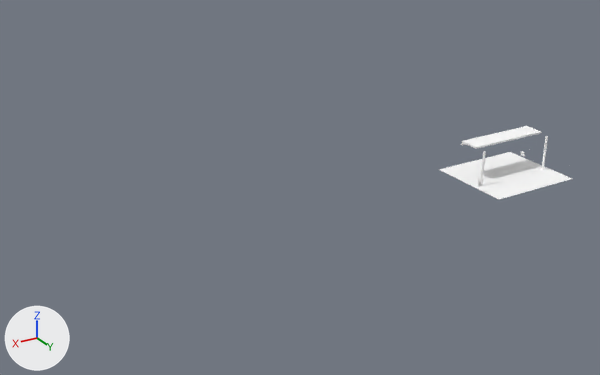
The OBJ model Games/GuruttoWorld/Assets/Models/GuidanceLab/City2B/Baked/Block-1-1.obj as it was, and as the next commit left it.
Rendered twice from a 50 mm lens placed at (43.8, 90.3, 29.2), pointed at (9.4, 32.9, 0.5). The axes (+X, +Y, +Z) are drawn at lower left. The lights are the same throughout. The older version comes first. Where no turn or scale is listed for an object, it has been applied to the vertices. Vertices at exactly the same position are counted once.

The first picture shows 'Block-1-1'.
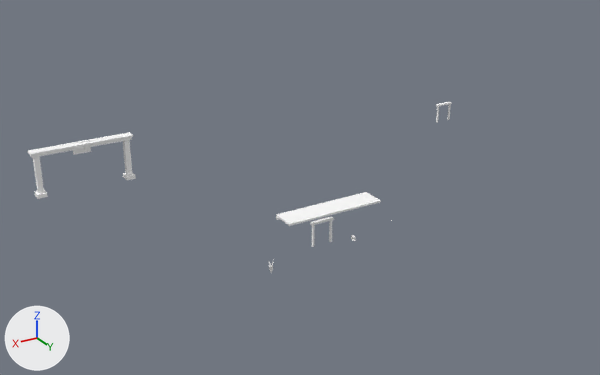
Boxes [x1, y1, x2, y2] around the edits, measured in the pictures (600 x 375 px; the box of a moved part takes in the faces that stretch with it):
'Block-1-1', reshaped (218% wider, 129% taller): before [439, 126, 572, 200]; after [27, 102, 452, 273]
part 1 of me_block_1_1, moved or reshaped: before [462, 126, 542, 149]; after [276, 192, 381, 226]
part 2 of me_block_1_1, added: after [27, 132, 133, 155]
part 3 of me_block_1_1, added: after [310, 216, 334, 225]
part 4 of me_block_1_1, added: after [34, 190, 48, 199]
part 5 of me_block_1_1, added: after [123, 172, 136, 180]
part 6 of me_block_1_1, added: after [30, 137, 132, 158]
part 7 of me_block_1_1, moved or reshaped: before [478, 177, 482, 187]; after [268, 259, 274, 273]
part 8 of me_block_1_1, added: after [312, 225, 315, 247]
part 9 of me_block_1_1, added: after [329, 220, 332, 242]
part 10 of me_block_1_1, added: after [33, 156, 44, 194]
part 11 of me_block_1_1, added: after [123, 140, 132, 176]
part 12 of me_block_1_1, added: after [72, 140, 91, 155]
part 13 of me_block_1_1, deleted: before [480, 151, 486, 186]
part 14 of me_block_1_1, deleted: before [542, 136, 548, 170]
part 15 of me_block_1_1, deleted: before [439, 152, 572, 200]

What changed in the scene script:
```text
Change me_block_1_1:
    used by ob_block_1_1; location = (0.0, 0.0, 0.0)
    remove me_block_1_1.from_pydata(...)  # 183 vertices, 292 faces; spans x -14.02..-3.77, y 35.0..43.0, z -0.01..3.47
    add me_block_1_1.from_pydata(...)  # 238 vertices, 308 faces; spans x -14.95..29.55, y 21.52..45.27, z 0.0..4.23
    me_block_1_1 part 1: the loose piece of 8 vertices spanning x -13.0..-5.0, y 37.25..39.15, z 3.33..3.47 is moved by (22.0, 5.0, 0.0)
    me_block_1_1 part 2: a new loose piece, a box spanning x 20.45..29.55, y 21.52..22.48, z 4.04..4.16, in mat_white (white #ffffff)
    me_block_1_1 part 3: a new loose piece, a box spanning x 12.05..13.95, y 42.05..42.35, z 1.86..2.04, in mat_white (white #ffffff)
    me_block_1_1 part 4: a new loose piece, a box spanning x 28.58..29.42, y 21.52..22.48, z 0.0..0.36, in mat_white (white #ffffff)
    me_block_1_1 part 5: a new loose piece, a box spanning x 20.58..21.42, y 21.52..22.48, z 0.0..0.36, in mat_white (white #ffffff)
    me_block_1_1 part 6: a new loose piece, a box spanning x 20.58..29.42, y 21.65..22.35, z 3.75..4.05, in mat_white (white #ffffff)
    me_block_1_1 part 7: the loose piece of 13 vertices spanning x -4.23..-3.77, y 40.73..41.27, z 0.46..1.64 is moved by (23.0, 4.0, 0.0)
    me_block_1_1 part 8: a new loose piece, a box spanning x 13.73..13.87, y 42.11..42.29, z 0.0..1.9, in mat_white (white #ffffff)
    me_block_1_1 part 9: a new loose piece, a box spanning x 12.13..12.27, y 42.11..42.29, z 0.0..1.9, in mat_white (white #ffffff)
    me_block_1_1 part 10: a new loose piece, a box spanning x 28.77..29.23, y 21.73..22.27, z 0.0..3.9, in mat_white (white #ffffff)
    me_block_1_1 part 11: a new loose piece, a box spanning x 20.77..21.23, y 21.73..22.27, z 0.0..3.9, in mat_white (white #ffffff)
    me_block_1_1 part 12: a new loose piece, a box spanning x 24.23..25.77, y 21.82..21.94, z 3.17..4.23, in mat_white (white #ffffff)
    me_block_1_1 part 13: the loose piece of 8 vertices spanning x -5.28..-5.12, y 39.92..40.08, z 0.0..3.3 is deleted
    me_block_1_1 part 14: the loose piece of 8 vertices spanning x -12.88..-12.72, y 39.92..40.08, z 0.0..3.3 is deleted
    me_block_1_1 part 15: the loose piece of 8 vertices spanning x -13.5..-4.5, y 35.0..43.0, z -0.01..0.02 is deleted
    other edits to the shape of me_block_1_1 do not show in these pictures
```
